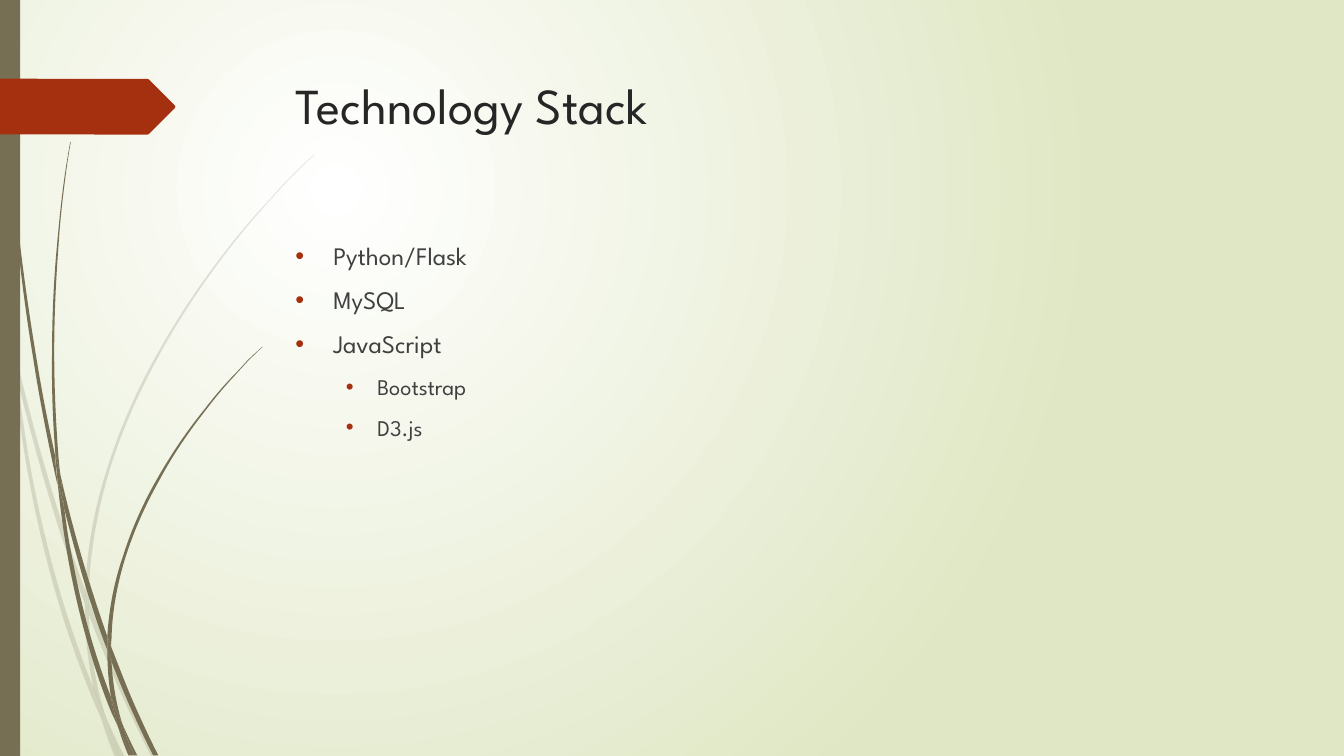
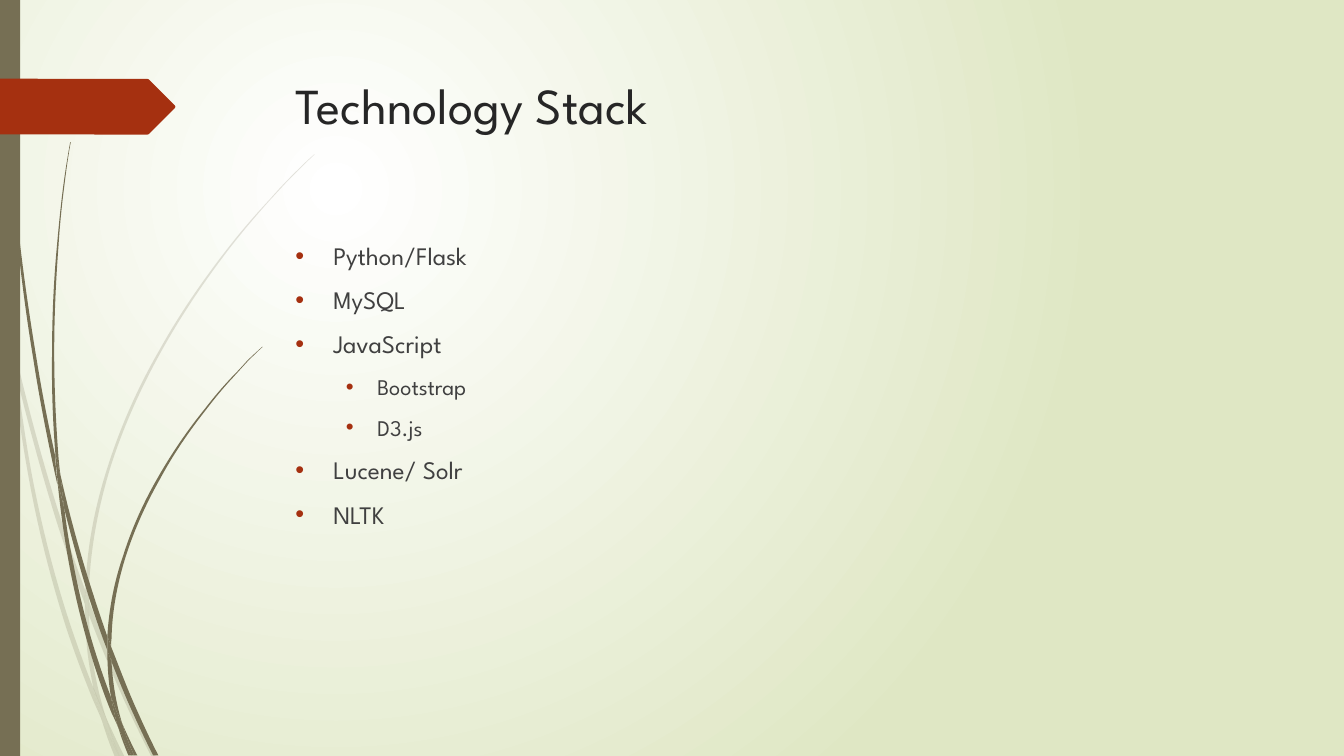
Before and after one commit to aartirao/JavaWithTheFlow, a slide deck: slide 14 of index/ppt/JavaWithTheFlow.pptx (slide 10 before the commit). Drawn at 1344x756 pixels with LibreOffice and Linux fonts; fonts in the diff are those of the drawing. Boxes give left, top, right and bottom in pixels: in the first picture for what was removed or moved away, otherwise in the second. Text is boxed around its words. In the diff, an @@ line names an element or a change of style, - is before the commit and + after.

```diff
--- a/index/ppt/JavaWithTheFlow.pptx
+++ b/index/ppt/JavaWithTheFlow.pptx
@@ text at box(333, 461, 463, 524): paragraphs added @@
+• Lucene/ Solr
+• NLTK
```
Also in this commit, not shown: 8 other slides changed, 6 slides added, 1 slide removed.
